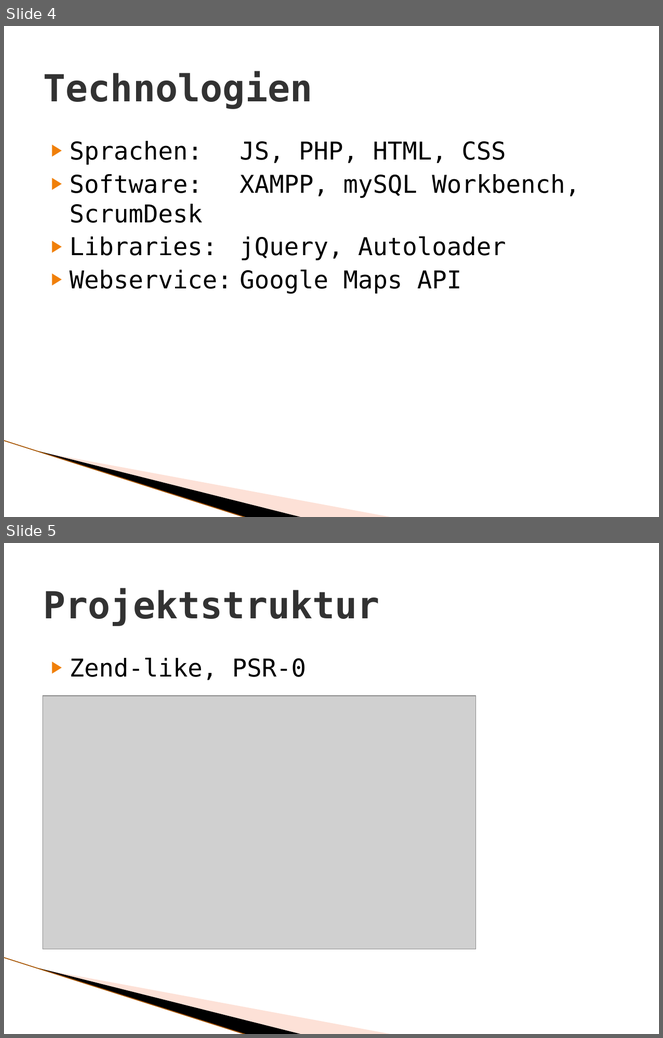
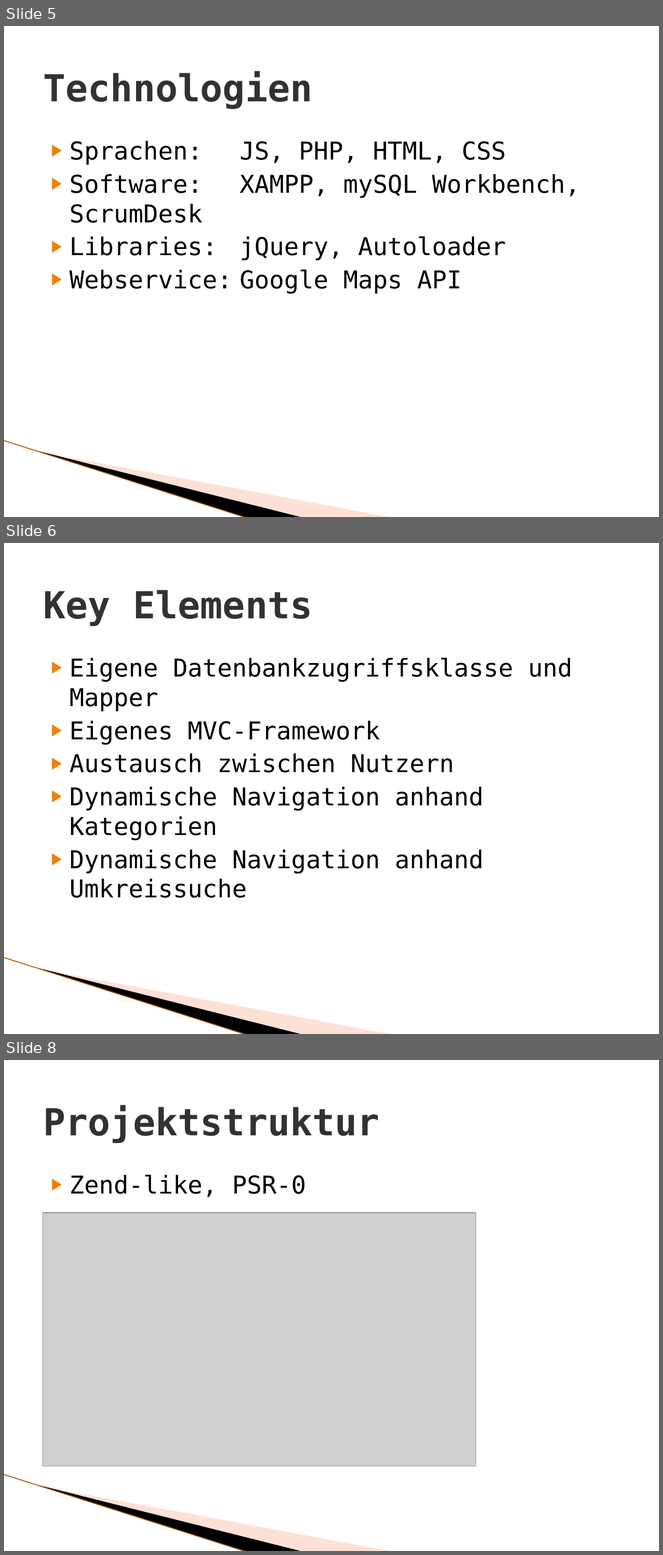
Before and after one commit to pvbergen/ch.bfh.bti7054.w2014.p.ShareShop, a slide deck: doc/sharely Präsentation.pptx. Shown one above the other, each under a label of ours: slides 4 and 5 before the commit, slides 5, 6 and 8 after it; the slides between them are not shown. The pictures are 663x1038 and 663x1555 pixels, drawn with LibreOffice and Linux fonts; fonts in the diff are those of the drawing; grey boxes stand for pictures; background and template pictures are left out. Boxes give left, top, right and bottom in pixels: in the first picture for what was removed or moved away, otherwise in the second. Text is boxed around its words. In the diff, an @@ line names an element or a change of style, - is before the commit and + after.

```diff
--- a/doc/sharely Präsentation.pptx
+++ b/doc/sharely Präsentation.pptx
@@ slide 6 added at (x1=4, y1=543, x2=659, y2=1034), background #FFFFFF; not listed: 3 template elements that a slide beside it also shows @@
@@ title added at (x1=43, y1=590, x2=312, y2=626), 41 pt, text #323232, bold @@
+Key Elements
@@ text added at (x1=70, y1=657, x2=572, y2=898), 27 pt, text #000000 @@
+▶ Eigene Datenbankzugriffsklasse und Mapper
+▶ Eigenes MVC-Framework
+▶ Austausch zwischen Nutzern
+▶ Dynamische Navigation anhand Kategorien
+▶ Dynamische Navigation anhand Umkreissuche
@@ what was slide 4 is now slide 5 @@
@@ what was slide 5 is now slide 8 @@
```
Also in this commit, not shown: 3 slides changed, 3 other slides added, 3 slides removed, 6 other files.
